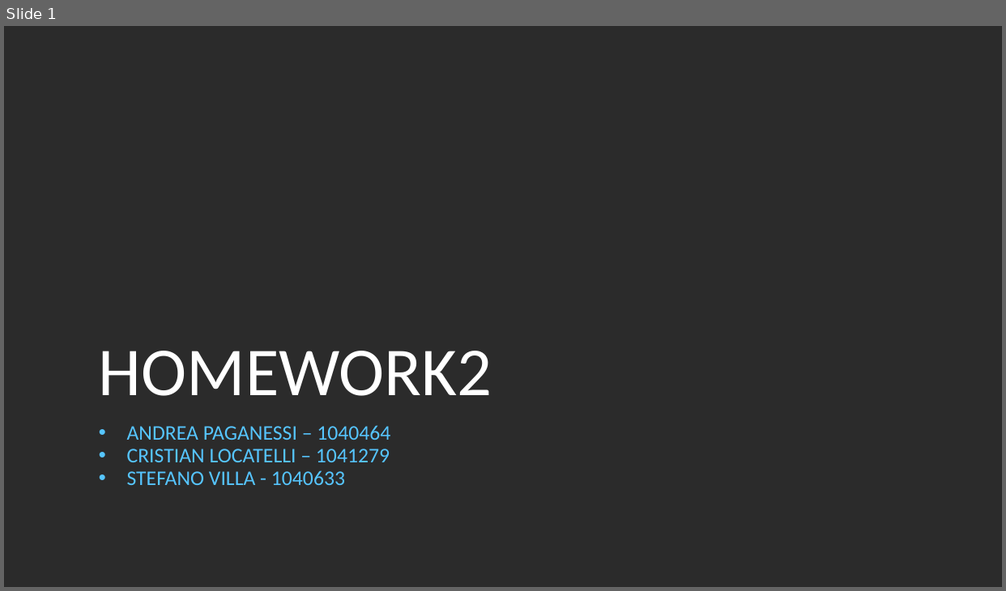
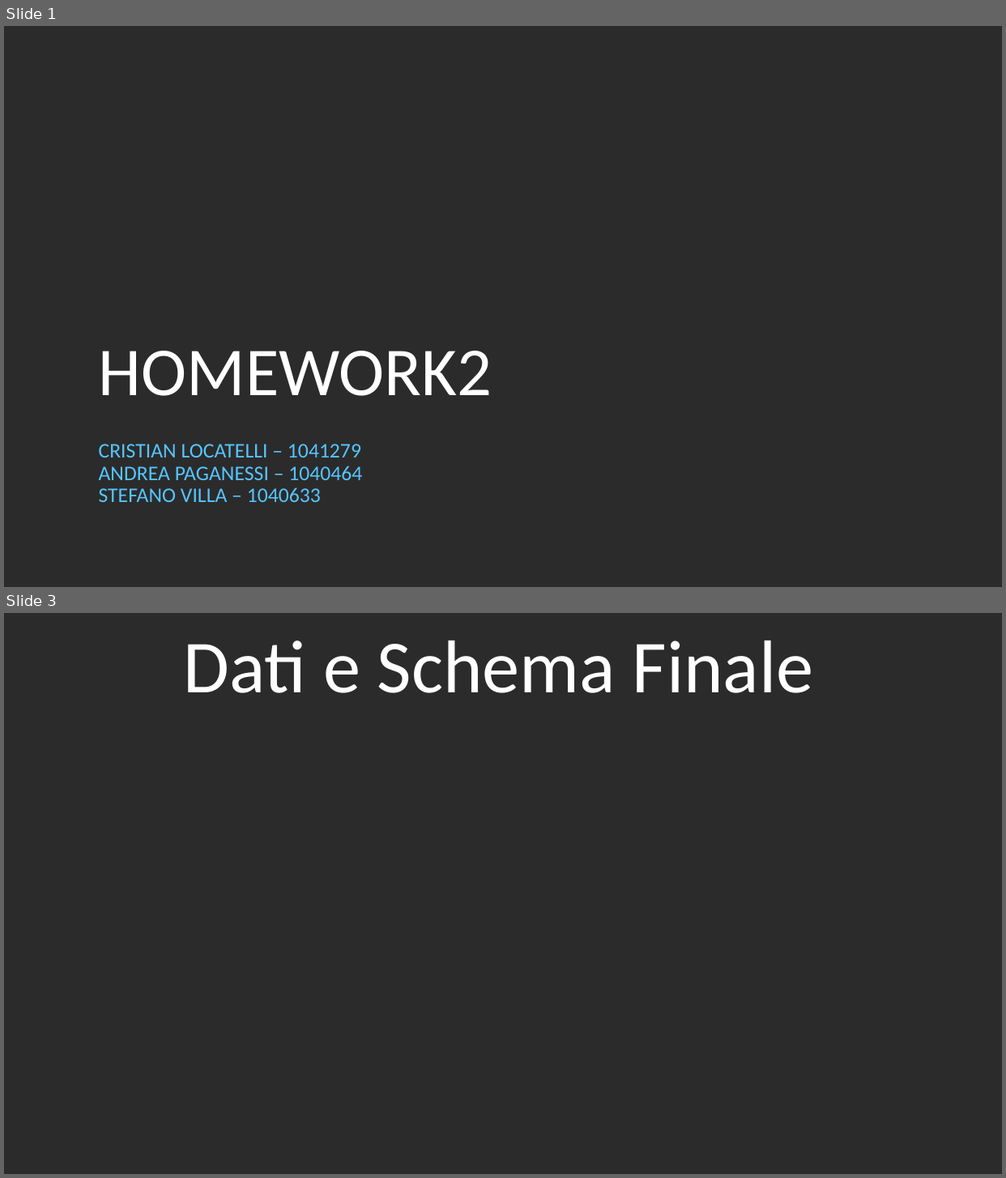
Before and after one commit to stefanovilla96/TCM_Laboratorio, a slide deck: Homework2/Homework2.ppt. Shown one above the other, each under a label of ours: slide 1 before the commit, slides 1 and 3 after it; the slides between them are not shown. The pictures are 1006x591 and 1006x1178 pixels, drawn with LibreOffice and Linux fonts; fonts in the diff are those of the drawing; background and template pictures are left out; a plain dark background stands for a picture behind light text. Boxes give left, top, right and bottom in pixels: in the first picture for what was removed or moved away, otherwise in the second. Text is boxed around its words. In the diff, an @@ line names an element or a change of style, - is before the commit and + after.

Commit message:
powerpoint homework 2 layout

```diff
--- a/Homework2/Homework2.ppt
+++ b/Homework2/Homework2.ppt
@@ slide 3 added at (4, 613, 1002, 1174), background picture (left out) @@
@@ title added at (183, 641, 813, 693), 72 pt, text #FFFFFF @@
+Dati e Schema Finale
@@ slide 1 changed as well @@
@@ subtitle "CRISTIAN LOCATELLI – 1041279": place and size @@
-subtitle "CRISTIAN LOCATELLI – 1041279" at (127, 425, 390, 485)
+subtitle "CRISTIAN LOCATELLI – 1041279" at (99, 444, 362, 502)
@@ subtitle at (99, 444, 361, 458): paragraph added @@
+CRISTIAN LOCATELLI – 1041279
@@ subtitle at (99, 466, 362, 480): bullet • to none @@
@@ subtitle at (99, 488, 321, 502): text changed @@
-• CRISTIAN LOCATELLI – 1041279
-• STEFANO VILLA - 1040633
+STEFANO VILLA – 1040633
```
Also in this commit, not shown: 3 other slides added, 10 slides removed.
